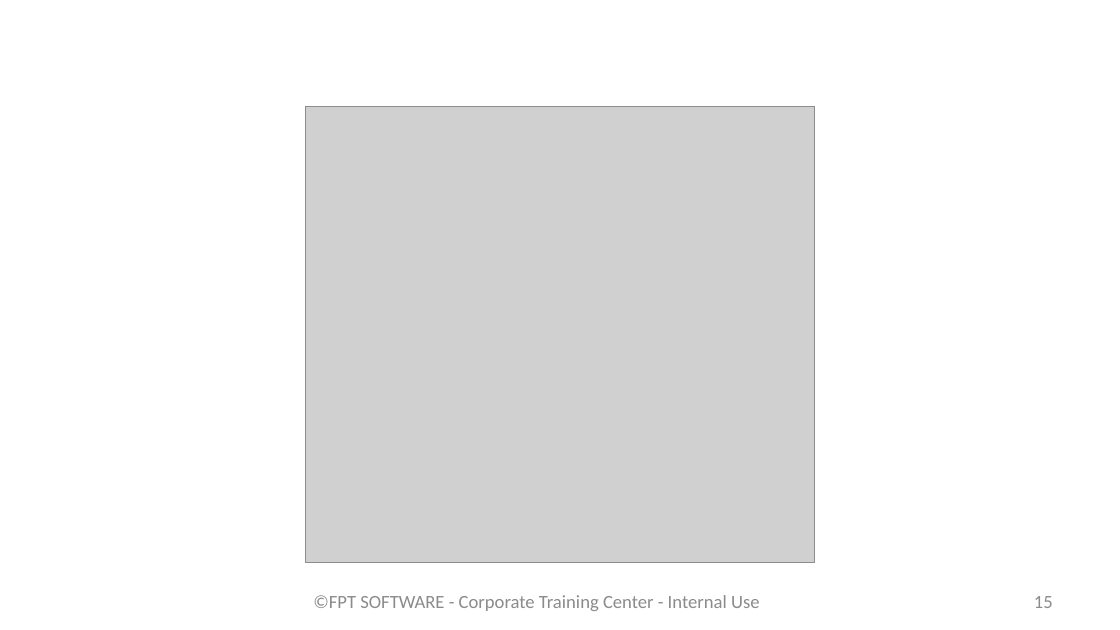
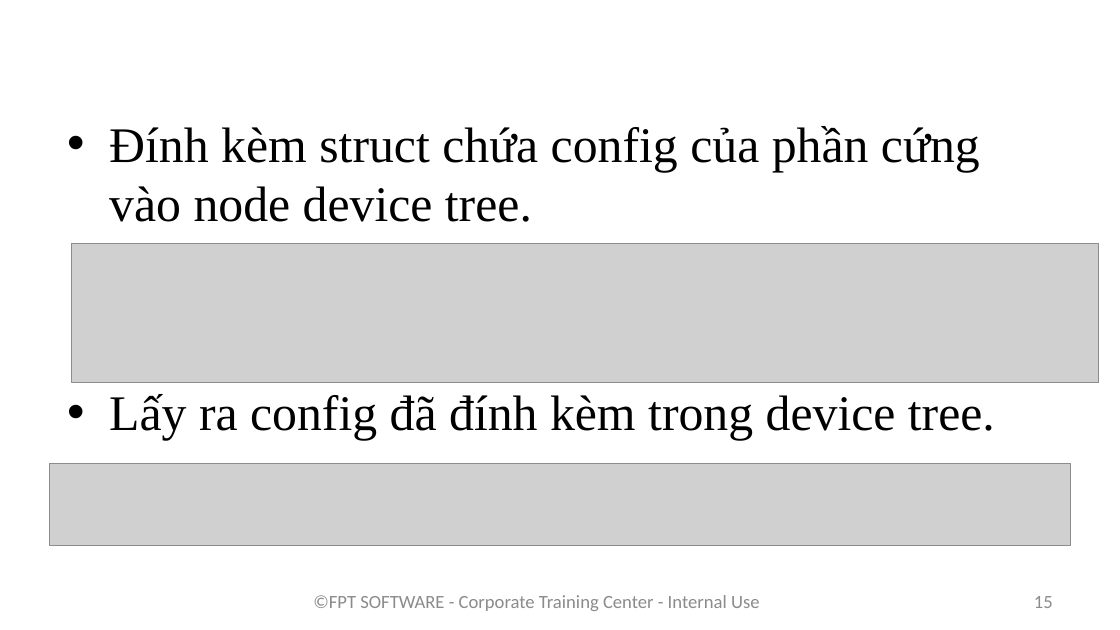
Before and after one commit to phuthodien/training_linux_embedded_v2, a slide deck: slide 15 of Bai 11/Device tree.pptx. Drawn at 1120x630 pixels with LibreOffice and Linux fonts; fonts in the diff are those of the drawing; grey boxes stand for pictures; background and template pictures are left out. Boxes give left, top, right and bottom in pixels: in the first picture for what was removed or moved away, otherwise in the second. Text is boxed around its words. In the diff, an @@ line names an element or a change of style, - is before the commit and + after.

```diff
--- a/Bai 11/Device tree.pptx
+++ b/Bai 11/Device tree.pptx
@@ picture removed at [306,106,815,562] @@
@@ text added at [109,126,995,441], 32 pt, text #000000 @@
+• Đính kèm struct chứa config của phần cứng vào node device tree.
+• Lấy ra config đã đính kèm trong device tree.
@@ picture added at [72,244,1099,383] @@
@@ picture added at [49,464,1070,545] @@
```
Also in this commit, not shown: 4 other slides changed, 2 slides added, 2 other files.
